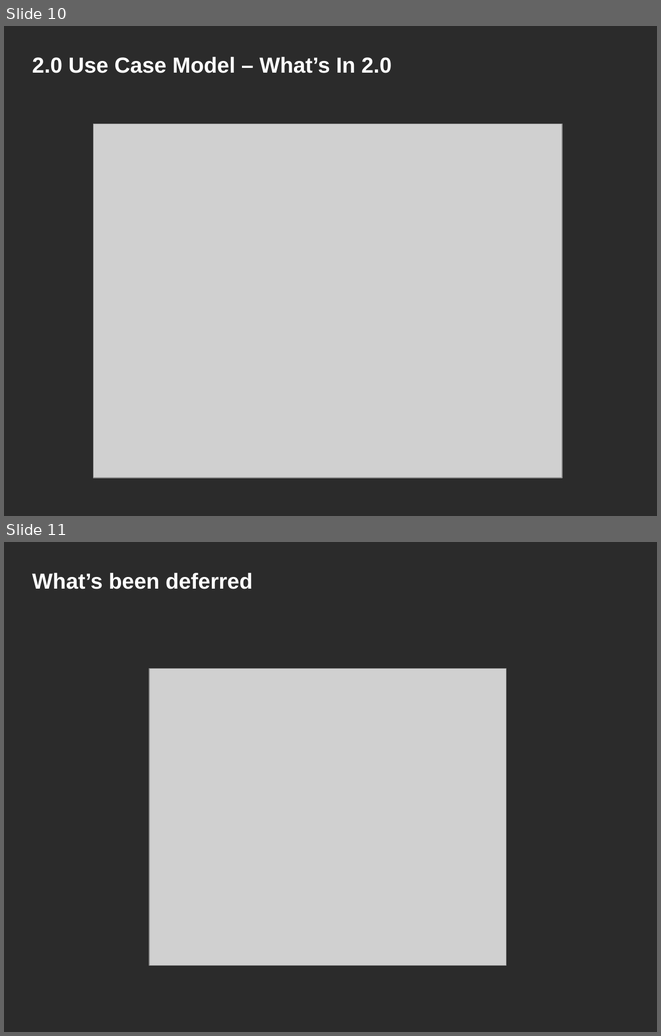
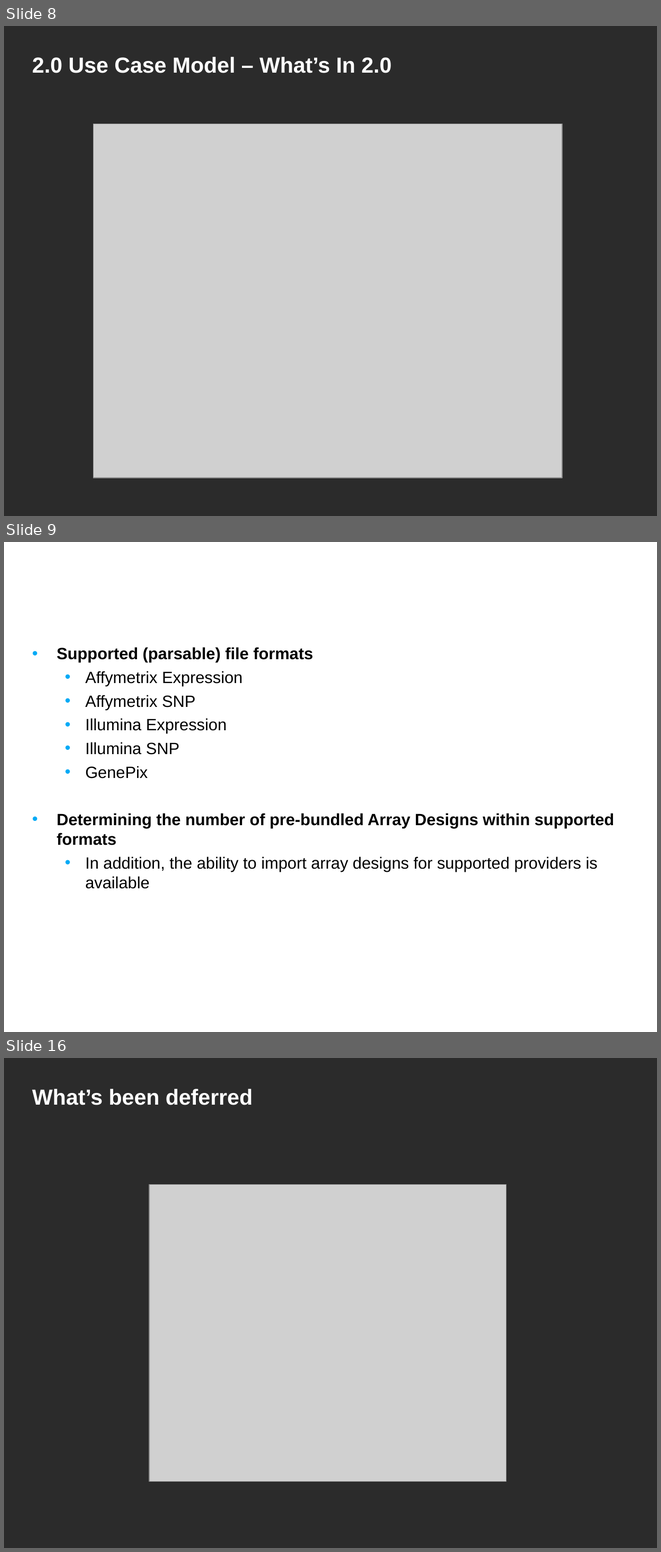
Before and after one commit to NCIP/caarray-docs, a slide deck: project_management/open_meetings/caArray User Community Meeting Oct17.ppt. Shown one above the other, each under a label of ours: slides 10 and 11 before the commit, slides 8, 9 and 16 after it; the slides between them are not shown. The pictures are 661x1036 and 661x1552 pixels, drawn with LibreOffice and Linux fonts; fonts in the diff are those of the drawing; grey boxes stand for pictures; background and template pictures are left out; a plain dark background stands for a picture behind light text. Boxes give left, top, right and bottom in pixels: in the first picture for what was removed or moved away, otherwise in the second. Text is boxed around its words. In the diff, an @@ line names an element or a change of style, - is before the commit and + after.

```diff
--- a/project_management/open_meetings/caArray User Community Meeting Oct17.ppt
+++ b/project_management/open_meetings/caArray User Community Meeting Oct17.ppt
@@ slide 9 added at [4, 542, 657, 1032], background picture (left out) @@
@@ title added at [26, 542, 515, 618], 24 pt, text #FFFFFF, bold @@
+Anticipated scope: Supported file formats
@@ text added at [56, 647, 614, 889], 18 pt, text #000000 @@
+• Supported (parsable) file formats
+  • Affymetrix Expression
+  • Affymetrix SNP
+  • Illumina Expression
+  • Illumina SNP
+  • GenePix
+• Determining the number of pre-bundled Array Designs within supported formats
+  • In addition, the ability to import array designs for supported providers is available
@@ what was slide 10 is now slide 8 @@
@@ what was slide 11 is now slide 16 @@
```
Also in this commit, not shown: 6 slides changed, 5 other slides added, 1 slide removed.
